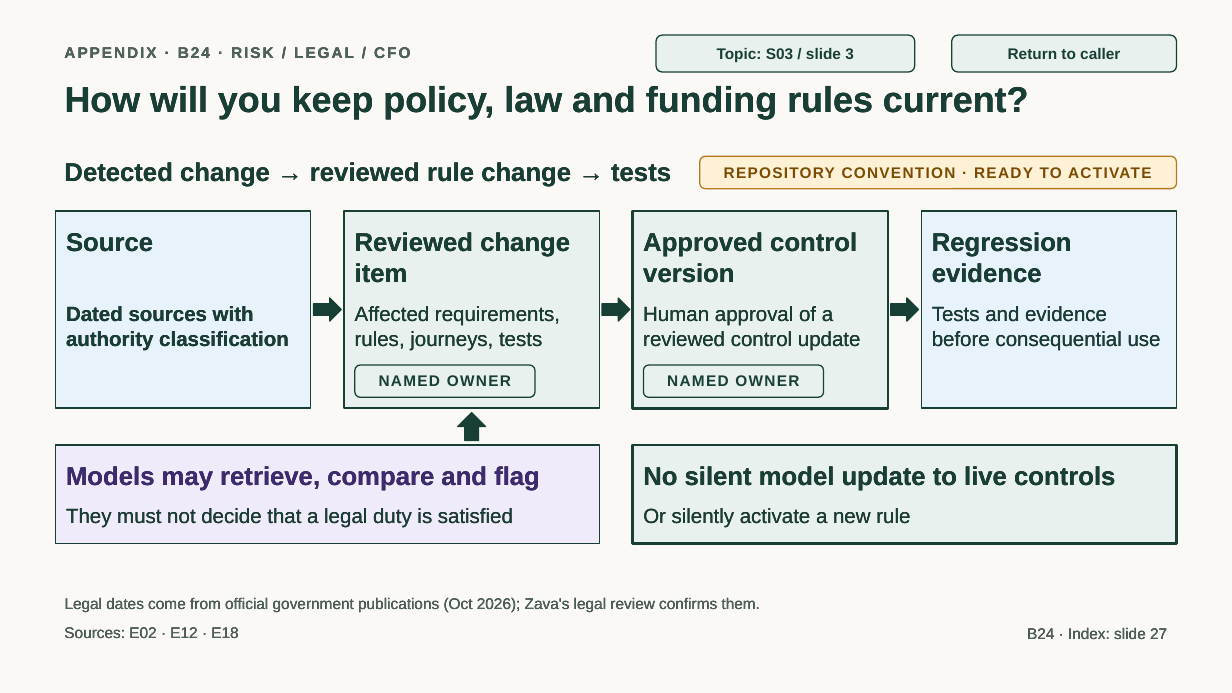
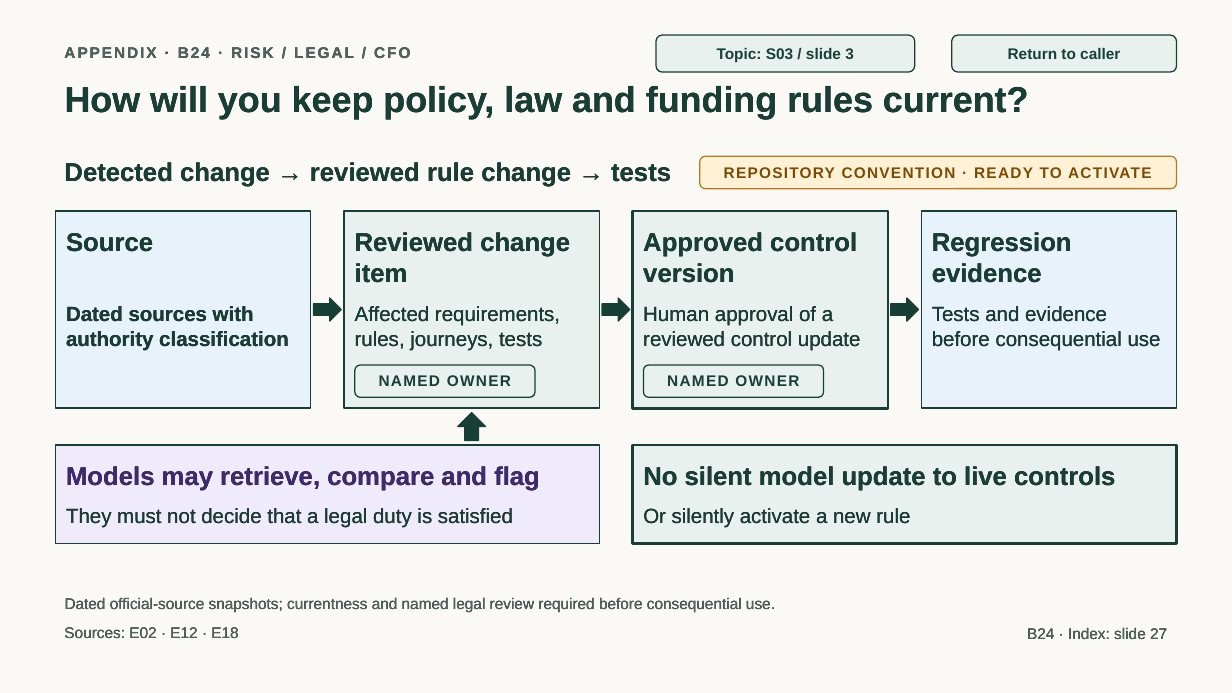
Before and after one commit to jmservera/ama, a slide deck: slide 51 of docs/capstone/deck/zava-forward-cowork-v2-draft.pptx. Drawn at 1232x693 pixels with LibreOffice and Linux fonts; fonts in the diff are those of the drawing. Boxes give left, top, right and bottom in pixels: in the first picture for what was removed or moved away, otherwise in the second. Text is boxed around its words. In the diff, an @@ line names an element or a change of style, - is before the commit and + after.

```diff
--- a/docs/capstone/deck/zava-forward-cowork-v2-draft.pptx
+++ b/docs/capstone/deck/zava-forward-cowork-v2-draft.pptx
@@ text at (65,597,775,612): text changed @@
-Legal dates come from official government publications (Oct 2026); Zava's legal review confirms them.
+Dated official-source snapshots; currentness and named legal review required before consequential use.
```
Also in this commit, not shown: 4 other slides changed, 2 slides added, 2 slides removed, 11 other files.
